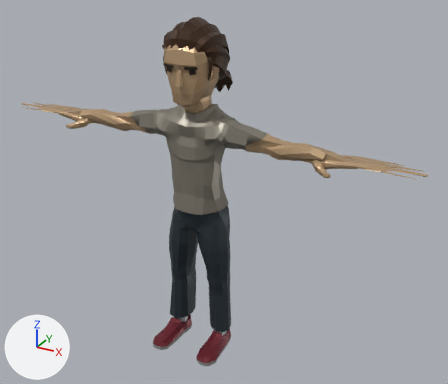
Renders of the glTF model public/assets/characters/child.glb from each side of a commit.
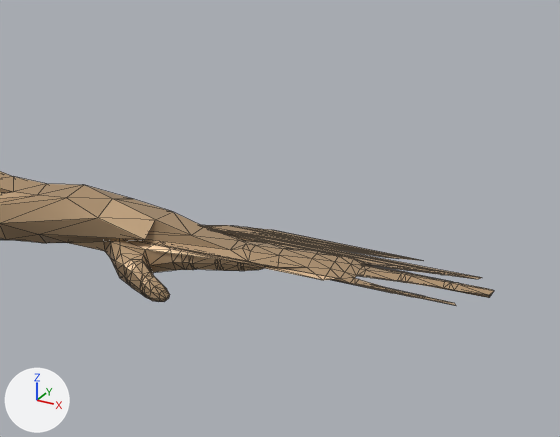
The first picture shows the older version from a camera (50 mm lens) standing at (1.069, -1.798, 1.52) and looking at (0.072, 0.013, 0.614). The close-ups show the older and then the newer version on the part from 62% to 100% of the width and 23% to 57% of the height of that picture. Only the edits that show in the close-ups are written down. The axes (+X, +Y, +Z) are drawn at lower left. The lights are the same throughout. The close-ups show mesh edges as thin lines. Where no turn or scale is listed for an object, it has been applied to the vertices. Vertices at exactly the same position are counted once.

In view in the first close-up: 'Casual2_Body'.
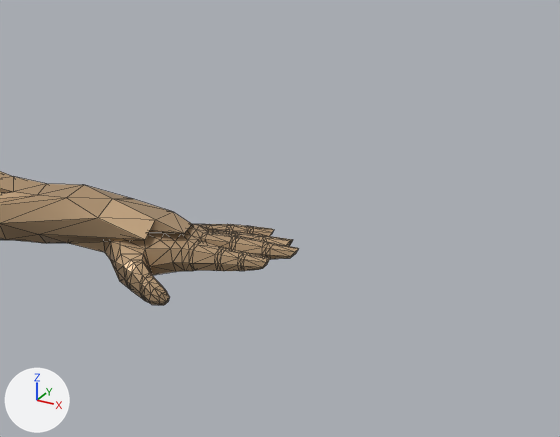
What differs and where, as boxes (x1, y1, x2, y2) in the close-ups (560 x 437 px; the box of a moved part takes in the faces that stretch with it):
'Casual2_Body', reshaped: before (0, 171, 494, 306); after (0, 171, 299, 305)
part 1 of me_casual2_body, moved or reshaped: before (125, 212, 494, 306); after (126, 212, 299, 264)

What changed in the scene script:
```text
Change me_casual2_body:
    used by ob_casual2_body; location = (0.0, 0.0, 0.0)
    remove me_casual2_body.from_pydata(...)  # 1405 vertices, 2806 faces; spans x -0.79..0.79, y -0.14..0.05, z 0.57..0.95
    add me_casual2_body.from_pydata(...)  # 1405 vertices, 2806 faces; spans x -0.61..0.61, y -0.14..0.05, z 0.57..0.95
    me_casual2_body part 1: 105 of 1405 vertices moved; they spanned x 0.52..0.79, y -0.12..-0.02, z 0.85..0.86 and now span x 0.44..0.61, y -0.09..-0.02, z 0.85..0.86; mean shift (-0.15, 0.02, 0.0); largest move (0.79, -0.08, 0.85) -> (0.61, -0.06, 0.85)
    other edits to the shape of me_casual2_body do not show in these pictures
```
